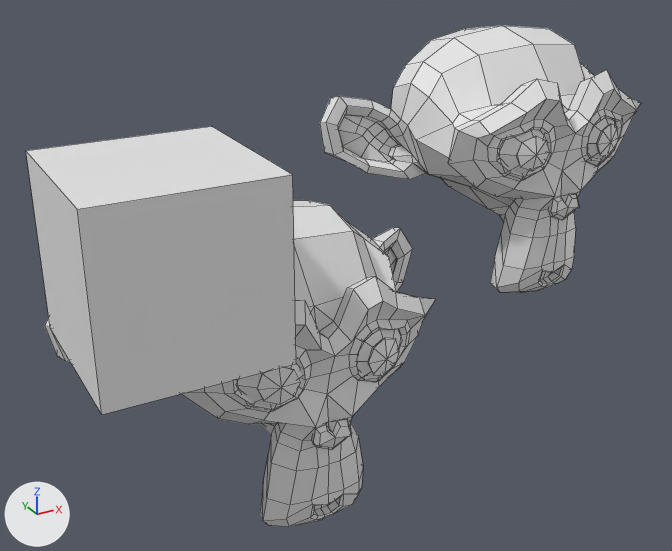
Renders of the FBX model assimptest/monkey_cube2.fbx from each side of a commit.
Camera for both pictures: a camera (50 mm lens) standing at (-2.3, -5.01, 2.96) and looking at (0.65, 0.35, 0.28). Lighting does not change. The marker at lower left points along +X, +Y and +Z. Mesh edges are drawn as thin lines. Where no turn or scale is listed for an object, it has been applied to the vertices.

Objects in the first picture: 'Cube', 'Suzanne', 'Suzanne.001'.
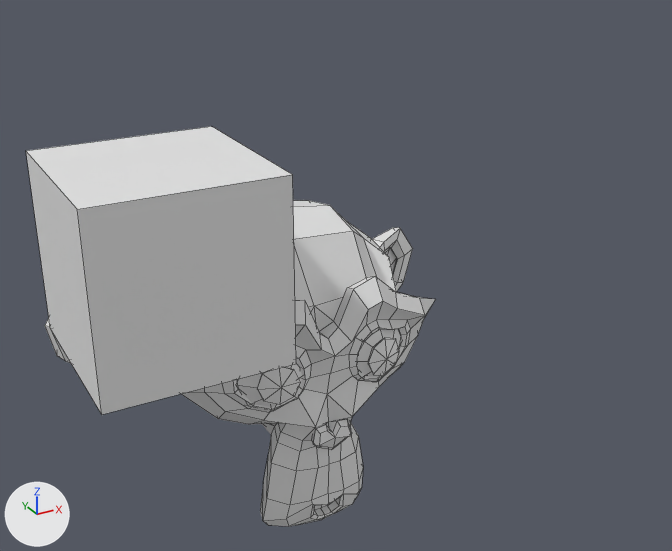
Where the change shows, as pixel boxes [x1, y1, x2, y2] in the pictures (672 x 551 px):
'Suzanne.001', deleted: before [320, 26, 641, 293]

The change, as a diff of the scene's bpy script:
```diff
--- a/assimptest/monkey_cube2.fbx.py
+++ b/assimptest/monkey_cube2.fbx.py
@@ ob_suzanne_001 @@
-ob_suzanne_001 = bpy.data.objects.new('Suzanne.001', me_suzanne_001)
-ob_suzanne_001.location = (2.341, 0.695, 0.86)
```
